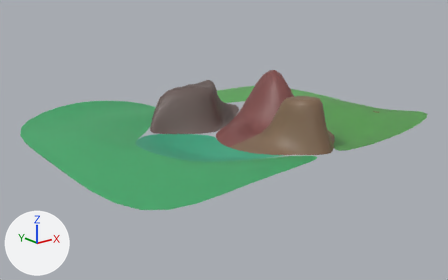
What one commit did to the Blender file Blender/Scenes/BattleLand.blend.
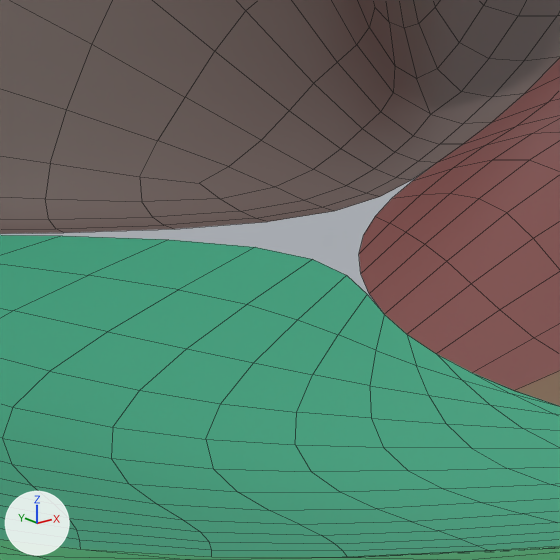
The first picture shows the older version from a camera (50 mm lens) standing at (-961.0, -1148.0, 429.0) and looking at (-38.0, 6.0, -32.0). The close-ups show the older and then the newer version on the part from 41% to 52% of the width and 41% to 58% of the height of that picture. Only the edits that show in the close-ups are written down. Lighting does not change. The marker at lower left points along +X, +Y and +Z. The close-ups show mesh edges as thin lines.

Before the edit, the objects in view are built like this:
```python
ob_circle_007 = bpy.data.objects.new('Circle.007', me_circle_007)
ob_circle_007.location = (-166.4, -93.9, -5.6)
ob_circle_008 = bpy.data.objects.new('Circle.008', me_circle_008)
ob_circle_008.location = (43.0, -92.0, 15.6)
ob_circle_009 = bpy.data.objects.new('Circle.009', me_circle_009)
ob_circle_009.location = (-27.3, 145.1, 24.5)
ob_circle_012 = bpy.data.objects.new('Circle.012', me_circle_014)
ob_circle_012.location = (-246.9, -7.8, 3.8)
```
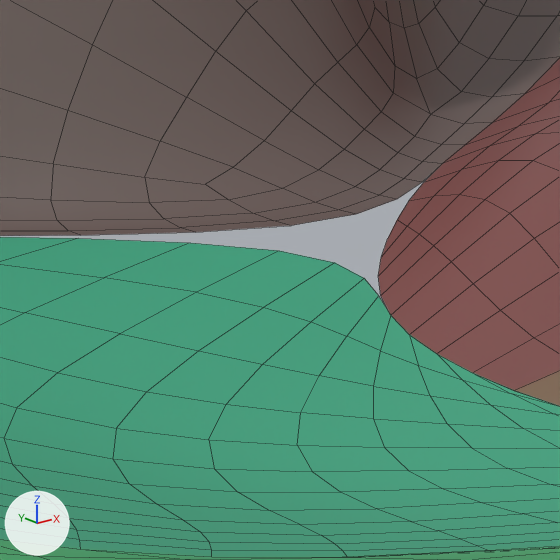
Location of each change, (x1, y1, x2, y2) in pixels of the close-ups (560 x 560 px; the box of a moved part takes in the faces that stretch with it):
'Circle.007', reshaped
    before: (0, 235, 560, 557)
    after: (0, 237, 560, 557)
'Circle.009', reshaped
    before: (0, 0, 560, 234)
    after: (0, 0, 560, 236)
'Circle.008', reshaped
    before: (359, 58, 560, 406)
    after: (378, 58, 560, 406)
part 1 of me_circle_008, moved or reshaped
    before: (359, 132, 560, 314)
    after: (378, 133, 560, 315)
part 2 of me_circle_009, moved or reshaped
    before: (0, 84, 436, 234)
    after: (0, 84, 442, 236)
part 3 of me_circle_007, moved or reshaped
    before: (0, 235, 384, 447)
    after: (0, 237, 391, 447)

The change, as a list of edits to the scene's bpy script:
```text
Change me_circle_008:
    where me_circle_008.from_pydata(...)  # 30 vertices, 20 faces; spans x -167.0..225.0, y -211.0..284.0, z -82.0..295.0
    used by ob_circle_008; location = (43.0, -92.0, 15.6)
    me_circle_008 part 1
    me_circle_008.vertices[23].co: (-124.0, 79.0, -20.0) -> (-121.0, 72.0, -20.0)
Change me_circle_009:
    used by ob_circle_009; location = (-27.3, 145.1, 24.5)
    remove me_circle_009.from_pydata(...)  # 34 vertices, 26 faces; spans x -190.0..224.0, y -158.0..210.0, z -36.0..98.0
    add me_circle_009.from_pydata(...)  # 34 vertices, 26 faces; spans x -190.0..224.0, y -165.0..210.0, z -36.0..98.0
    me_circle_009 part 2
    me_circle_009.vertices[10].co: (-54.0, -158.0, -29.0) -> (-51.0, -165.0, -29.0)
Change me_circle_007:
    where me_circle_007.from_pydata(...)  # 16 vertices, 9 faces; spans x -140.0..132.0, y -154.0..172.0, z -25.0..18.0
    used by ob_circle_007; location = (-166.4, -93.9, -5.6)
    me_circle_007 part 3
    me_circle_007.vertices[2].co: (85.0, 81.0, 1.0) -> (89.0, 74.0, 1.0)
```
